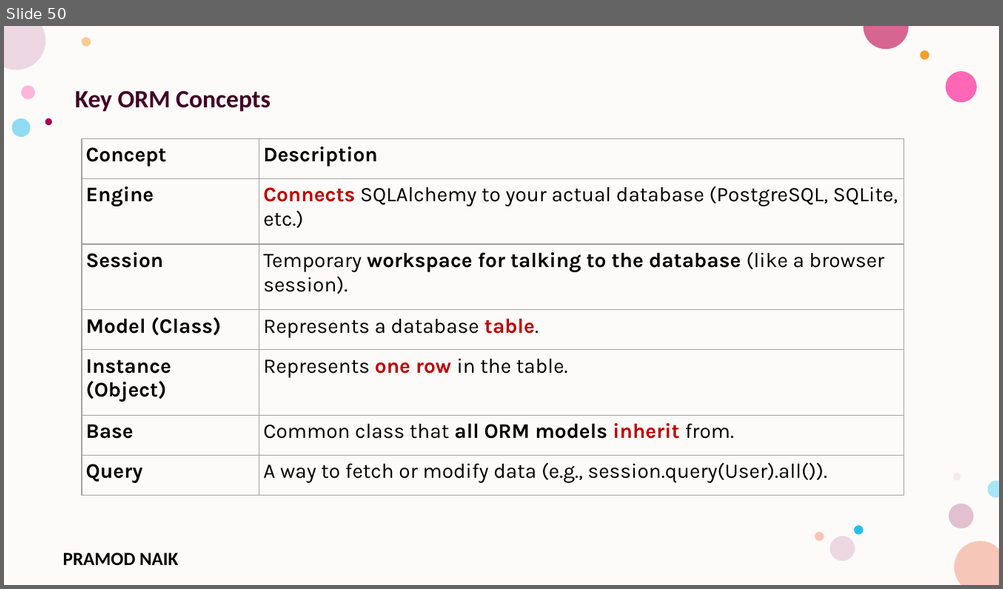
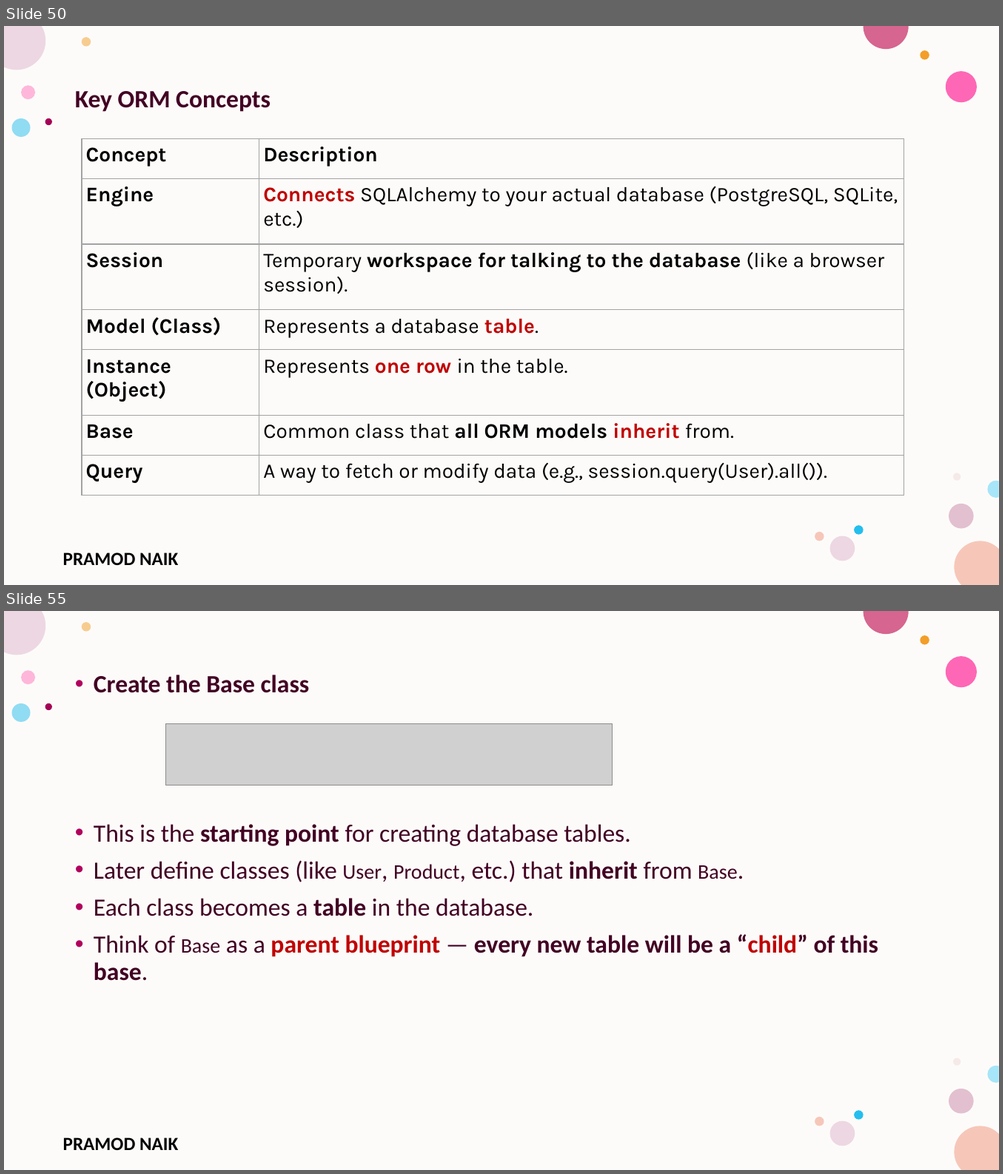
Before and after one commit to PRAMODNAIK-DEV/Backend-Dev-using-Python-FastAPI, a slide deck: FastAPI/FastAPI- Intermediate.pptx. Shown one above the other, each under a label of ours: slide 50 before the commit, slides 50 and 55 after it; the slides between them are not shown. The pictures are 1003x589 and 1003x1174 pixels, drawn with LibreOffice and Linux fonts; fonts in the diff are those of the drawing; grey boxes stand for pictures; background and template pictures are left out. Boxes give left, top, right and bottom in pixels: in the first picture for what was removed or moved away, otherwise in the second. Text is boxed around its words. In the diff, an @@ line names an element or a change of style, - is before the commit and + after.

```diff
--- a/FastAPI/FastAPI- Intermediate.pptx
+++ b/FastAPI/FastAPI- Intermediate.pptx
@@ slide 55 added at [4, 611, 999, 1170], background #FFFFFF; not listed: 17 template elements that a slide beside it also shows @@
@@ text added at [94, 675, 878, 981], 24 pt, text #420023 @@
+• Create the Base class
+• This is the starting point for creating database tables.
+• Later define classes (like User, Product, etc.) that inherit from Base.
+• Each class becomes a table in the database.
+• Think of Base as a parent blueprint — every new table will be a “child” of this base.
@@ picture added at [166, 723, 612, 785] @@
```
Also in this commit, not shown: 1 slide changed, 8 other slides added, 5 slides removed, 5 other files.
